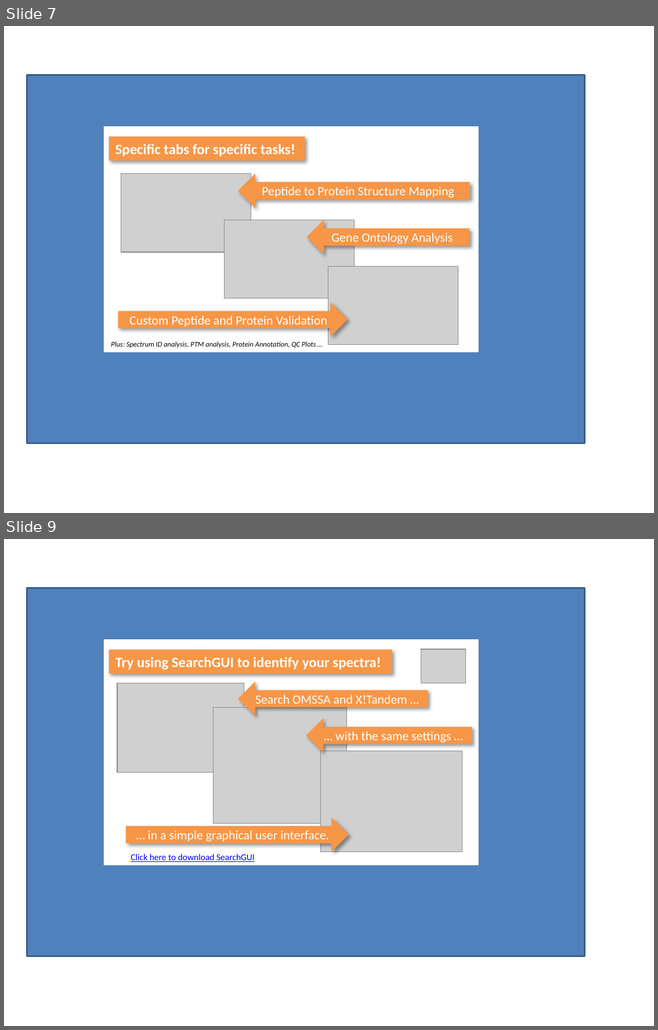
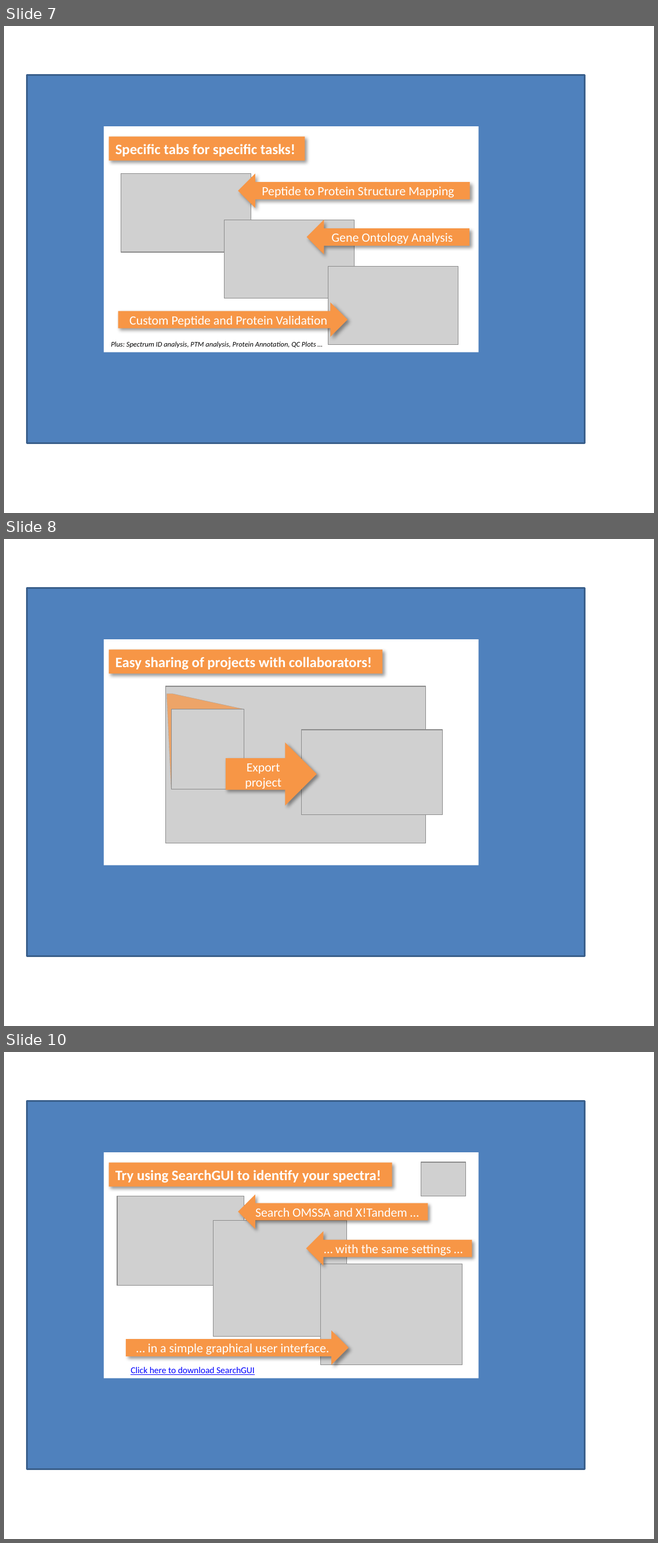
Before and after one commit to compomics/peptide-shaker, a slide deck: wiki/getting_started/getting_started.pptx. Shown one above the other, each under a label of ours: slides 7 and 9 before the commit, slides 7, 8 and 10 after it; the slides between them are not shown. The pictures are 658x1030 and 658x1543 pixels, drawn with LibreOffice and Linux fonts; fonts in the diff are those of the drawing; grey boxes stand for pictures. Boxes give left, top, right and bottom in pixels: in the first picture for what was removed or moved away, otherwise in the second. Text is boxed around its words. In the diff, an @@ line names an element or a change of style, - is before the commit and + after.

```diff
--- a/wiki/getting_started/getting_started.pptx
+++ b/wiki/getting_started/getting_started.pptx
@@ slide 8 added at box(4, 539, 654, 1026), background #FFFFFF @@
@@ rectangle added at box(27, 588, 584, 957), fill #4F81BD, outline #3A5F8C 2 pt @@
@@ rectangle added at box(104, 640, 478, 866), fill #FFFFFF, 18 pt, text #FFFFFF @@
+PeptideShaker Overview
@@ rectangle added at box(108, 649, 382, 674), fill #F79646, 16 pt, text #FFFFFF, bold @@
+Easy sharing of projects with collaborators!
@@ picture added at box(166, 686, 426, 843) @@
@@ freeform shape added at box(166, 694, 244, 789), fill #F79646 at 75% opacity, outline #A6A6A6 0.25 pt @@
@@ picture added at box(172, 709, 244, 789) @@
@@ picture added at box(302, 730, 442, 815) @@
@@ right arrow added at box(226, 743, 317, 805), fill #F79646, 14 pt, text #FFFFFF @@
+Export
+project
@@ what was slide 9 is now slide 10 @@
```
Also in this commit, not shown: 2 slides changed.
